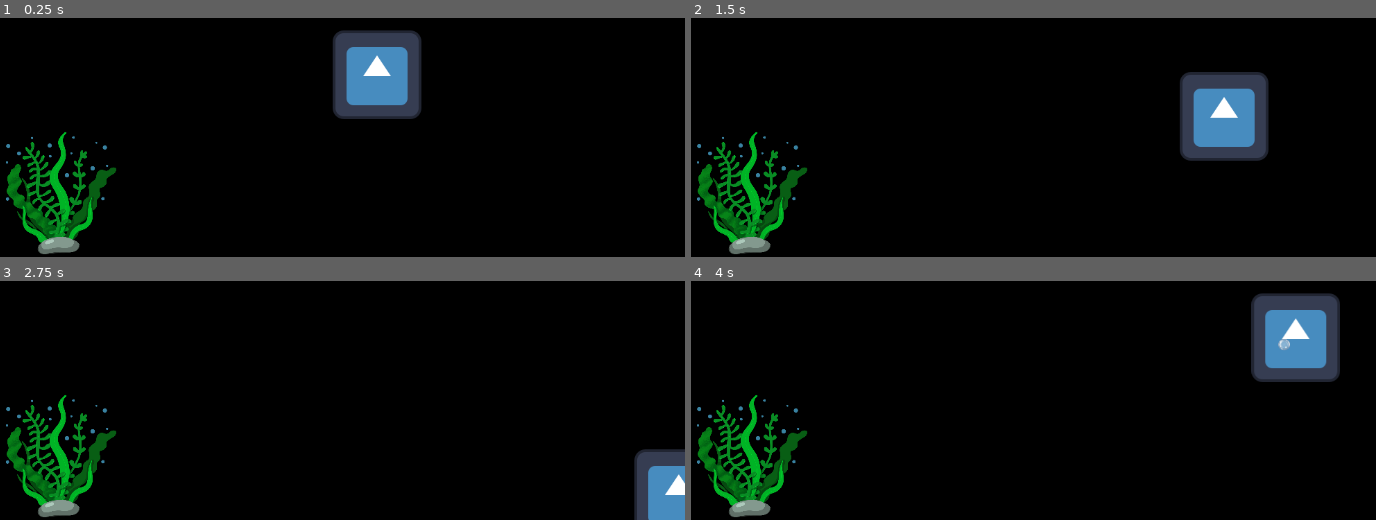
Above: before the commit, frames 1-4 (two rows, left to right).
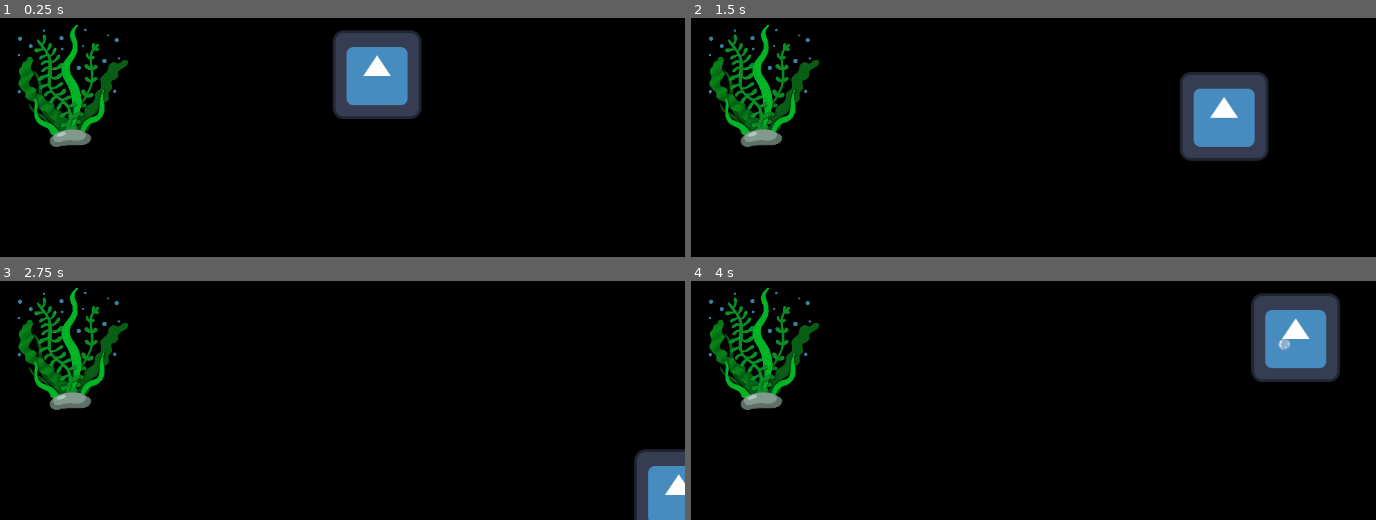
Above: after the commit, the same moments.

Repository: lucagm94/proyecto-burbujitas-ggj2025
Game: Godot game, scene res://Scenes/Levels/Level1/Level1.tscn
Same seed, same stepped clock (60 frames per second), same inputs: the game is played once before the commit and once after it. The engine's default icon, where the game draws it, is replaced by a stand-in: a white triangle on a blue panel in a dark square.
Inputs (mouse positions are in pixels of both pictures, inside the frame that each line leads up to):
- Up to frame 1 (0.25 s): no input
- Up to frame 2 (1.5 s): tap Enter at 0.5 s; move the mouse to (outside the picture) at 0.52 s; hold Right (ui_right) 0.53-1.28 s; tap 1 (1) at 0.6 s; tap 2 (2) at 0.8, 1.35 s; move the mouse to (814, 53) at 1.27 s; hold Down (ui_down) from 1.28 s (still down)
- Up to frame 3 (2.75 s): tap 1 (1) at 1.55, 2.1 s; move the mouse to (outside the picture) at 2.02 s; release Down (ui_down) at 2.03 s; hold Right (ui_right) from 2.03 s (still down); tap 2 (2) at 2.3 s
- Up to frame 4 (4 s): move the mouse to (937, 386) at 2.77 s; release Right (ui_right) at 2.78 s; hold Up (ui_up) 2.78-3.53 s; tap 2 (2) at 2.85, 3.8 s; tap 1 (1) at 3.05 s; move the mouse to (1218, 362) at 3.52 s; hold Left (ui_left) from 3.53 s (still down); click (1218, 362) at 3.6 s

The runs differ from the first frame. In frame 1, 6.6% of the frame differs, in the area x 0-19%, y 2-99%; in frame 2, 6.6%; in frame 3, 6.6%; in frame 4, 6.6%.

Commit message:
InABubble mejorado
El estado funciona de mejor manera. El objeto debe estar freezado en estado idle. Al entrar al nuevo estado este se desfreeza y se le agrega una fuerza

Diff:
--- a/nuevo-proyecto-de-juego/Scenes/Levels/Level1/Level1.tscn
+++ b/nuevo-proyecto-de-juego/Scenes/Levels/Level1/Level1.tscn
@@ -1,8 +1,11 @@
-[gd_scene load_steps=4 format=3 uid="uid://cs2tbqq7sbrjh"]
+[gd_scene load_steps=5 format=3 uid="uid://cs2tbqq7sbrjh"]
 
 [ext_resource type="Texture2D" uid="uid://c2lor0vay1ktn" path="res://icon.svg" id="1_ejgjx"]
 [ext_resource type="PackedScene" uid="uid://c0m85grsc5gfp" path="res://Scenes/MC/MC.tscn" id="2_7bh2i"]
 [ext_resource type="PackedScene" uid="uid://coshao3qn5qa2" path="res://Scenes/Plants/Alga.tscn" id="3_v7t5n"]
+
+[sub_resource type="RectangleShape2D" id="RectangleShape2D_0t2bp"]
+size = Vector2(42.1019, 20)
 
 [node name="Level1" type="Node2D"]
 
@@ -16,4 +19,20 @@
 position = Vector2(708, 385)
 
 [node name="Alga" parent="." instance=ExtResource("3_v7t5n")]
-position = Vector2(240, 562)
+position = Vector2(257, 407)
+
+[node name="Pisito" type="StaticBody2D" parent="."]
+
+[node name="CollisionShape2D" type="CollisionShape2D" parent="Pisito"]
+position = Vector2(615, 661)
+scale = Vector2(36.0415, -1.65191)
+shape = SubResource("RectangleShape2D_0t2bp")
+
+[node name="Techito" type="StaticBody2D" parent="."]
+position = Vector2(152, -624)
+rotation = 0.521
+
+[node name="CollisionShape2D" type="CollisionPolygon2D" parent="Techito"]
+position = Vector2(560, 646)
+scale = Vector2(36.0415, -1.65191)
+polygon = PackedVector2Array(-5.38268, -38.1376, -2.46938, 18.7661, -1.77573, 66.5894, 2.19192, 89.5931, -3.30175, 125.309)
--- a/nuevo-proyecto-de-juego/Scenes/Plants/Alga.tscn
+++ b/nuevo-proyecto-de-juego/Scenes/Plants/Alga.tscn
@@ -8,18 +8,14 @@
 radius = 51.0
 height = 154.0
 
-[node name="Alga" type="Node2D"]
+[node name="Alga" type="RigidBody2D"]
+inertia = 34.23
+freeze = true
 script = ExtResource("1_qehxn")
 
 [node name="Sprite2D" type="Sprite2D" parent="."]
 scale = Vector2(0.180833, 0.180833)
 texture = ExtResource("1_qrvc4")
-
-[node name="Area2D" type="Area2D" parent="."]
-
-[node name="CollisionShape2D" type="CollisionShape2D" parent="Area2D"]
-position = Vector2(0, 1)
-shape = SubResource("CapsuleShape2D_t0s65")
 
 [node name="Bubbles" type="Node2D" parent="."]
 
@@ -52,4 +48,15 @@
 scale = Vector2(5.98333, 7.49167)
 texture = ExtResource("2_bl17a")
 
-[connection signal="body_shape_entered" from="Area2D" to="." method="_on_area_2d_body_shape_entered"]
+[node name="CollisionShape2D" type="CollisionShape2D" parent="."]
+position = Vector2(0, 1)
+shape = SubResource("CapsuleShape2D_t0s65")
+
+[node name="Area2D" type="Area2D" parent="."]
+
+[node name="CollisionShape2D2" type="CollisionShape2D" parent="Area2D"]
+position = Vector2(0, 1)
+shape = SubResource("CapsuleShape2D_t0s65")
+
+[connection signal="body_entered" from="." to="." method="_on_body_entered"]
+[connection signal="body_entered" from="Area2D" to="." method="_on_area_2d_body_entered"]
--- a/nuevo-proyecto-de-juego/Scripts/Plants/alga.gd
+++ b/nuevo-proyecto-de-juego/Scripts/Plants/alga.gd
@@ -1,4 +1,4 @@
-extends Node2D
+extends RigidBody2D
 
 var state:State
 var hits:int
@@ -12,10 +12,10 @@
 
 func _physics_process(delta: float) -> void:
 	state.doingHisShit()
+
 	pass
 
 func _hits():
-	print("Se ejecuta hits")
 	if hits < 4:
 		hits+=1
 
@@ -36,11 +36,17 @@
 			%SecondHit.visible = false
 			%ThirdHit.visible = false
 			%FourthHit.visible = true
-			state = InABubble.new(self)
-
-func _on_area_2d_body_shape_entered(body_rid: RID, body: Node2D, body_shape_index: int, local_shape_index: int) -> void:
-	if body.is_in_group("Bubble"): #no encontre mejor manera para identificar a la burbuja
-		_hits()
+			if not (state is InABubble):
+				print("CREANDO ESTADO NUEVO")
+				state = InABubble.new(self)
 
 
+
+
+
+func _on_area_2d_body_entered(body: Node2D) -> void:
+	print("colision")
+	if body.is_in_group("Bubble"): #no encontre mejor manera para identificar a la burbuja
+		body.queue_free()
+		_hits()
 	pass # Replace with function body.
--- a/nuevo-proyecto-de-juego/Scripts/State/InABubble.gd
+++ b/nuevo-proyecto-de-juego/Scripts/State/InABubble.gd
@@ -4,8 +4,13 @@
 func _enter():
 	super._enter()
 	print("Ingresando al state In a Bubble")
+	if machine is RigidBody2D:
+		print("aplicando fuerza")
+		machine.add_constant_central_force(Vector2(0,-1000))
+		machine.set_deferred("freeze",false)
+
 	pass
 
 func doingHisShit():
-	machine.position -= Vector2(0,1)
+
 	pass
--- a/nuevo-proyecto-de-juego/Scripts/State/State.gd
+++ b/nuevo-proyecto-de-juego/Scripts/State/State.gd
@@ -1,18 +1,18 @@
 extends Node
 class_name State
 
-var machine
-func _init(machine_reference) -> void:
+var machine #Referencia al dueño del estado
+func _init(machine_reference) -> void: #constructor
 	machine = machine_reference
 	_enter()
 	pass
 
-func _enter() -> void:
+func _enter() -> void: #Este metodo deberia setear todo lo necesario para que el estado funcione
 	pass
 
 
-func _exit(state:State) ->void:
+func _exit() ->void: #Este metodo no es del todo necesario creo. Deberia preparar al objeto para salir del estado
 	pass
 
-func doingHisShit():
+func doingHisShit(): #el metodo que hace lo que hace el estado
 	pass
